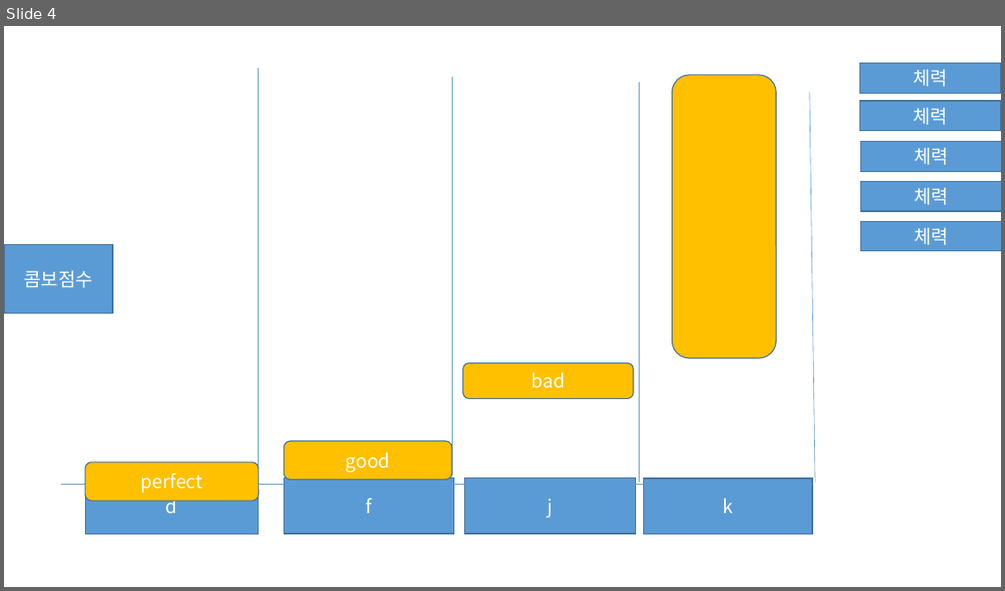
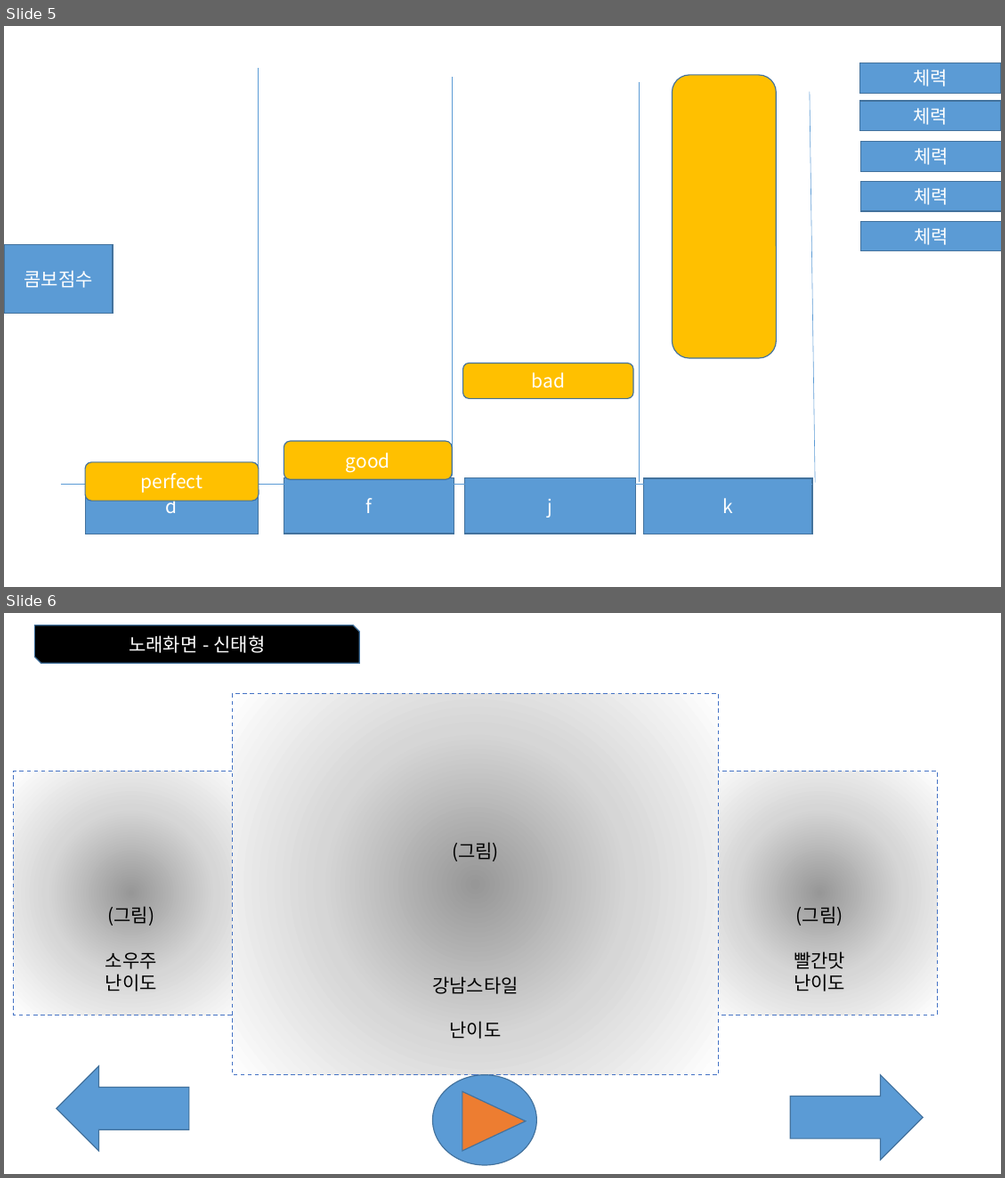
Before and after one commit to jisoo97/Tmax2, a slide deck: rhythm star.pptx. Shown one above the other, each under a label of ours: slide 4 before the commit, slides 5 and 6 after it. The pictures are 1005x591 and 1005x1178 pixels, drawn with LibreOffice and Linux fonts; fonts in the diff are those of the drawing. Boxes give left, top, right and bottom in pixels: in the first picture for what was removed or moved away, otherwise in the second. Text is boxed around its words. In the diff, an @@ line names an element or a change of style, - is before the commit and + after.

```diff
--- a/rhythm star.pptx
+++ b/rhythm star.pptx
@@ slide 6 added at [4, 613, 1001, 1174], background #FFFFFF @@
@@ snip diag rect added at [34, 625, 359, 663], fill #000000, outline #43739E 1 pt, 18 pt, text #FFFFFF @@
+노래화면 - 신태형
@@ rectangle added at [232, 694, 719, 1074], fill gradient #979797 to #D7D7D7 to #FFFFFF, outline #4472C4 1 pt dashed, 18 pt, text #000000 @@
+(그림)
+강남스타일
+난이도
@@ rectangle added at [13, 771, 249, 1014], fill gradient #979797 to #D7D7D7 to #FFFFFF, outline #4472C4 1 pt dashed, 18 pt, text #000000 @@
+(그림)
+소우주
+난이도
@@ rectangle added at [702, 771, 938, 1014], fill gradient #979797 to #D7D7D7 to #FFFFFF, outline #4472C4 1 pt dashed, 18 pt, text #000000 @@
+(그림)
+빨간맛
+난이도
@@ right arrow added at [57, 1066, 189, 1151], fill #5B9BD5, outline #43739E 1 pt @@
@@ ellipse added at [432, 1075, 536, 1166], fill #5B9BD5, outline #43739E 1 pt @@
@@ triangle added at [461, 1092, 526, 1151], fill #ED7D31, outline #43739E 1 pt @@
@@ right arrow added at [791, 1075, 923, 1159], fill #5B9BD5, outline #43739E 1 pt @@
@@ what was slide 4 is now slide 5 @@
```
Also in this commit, not shown: 2 other slides added, 1 slide removed.
